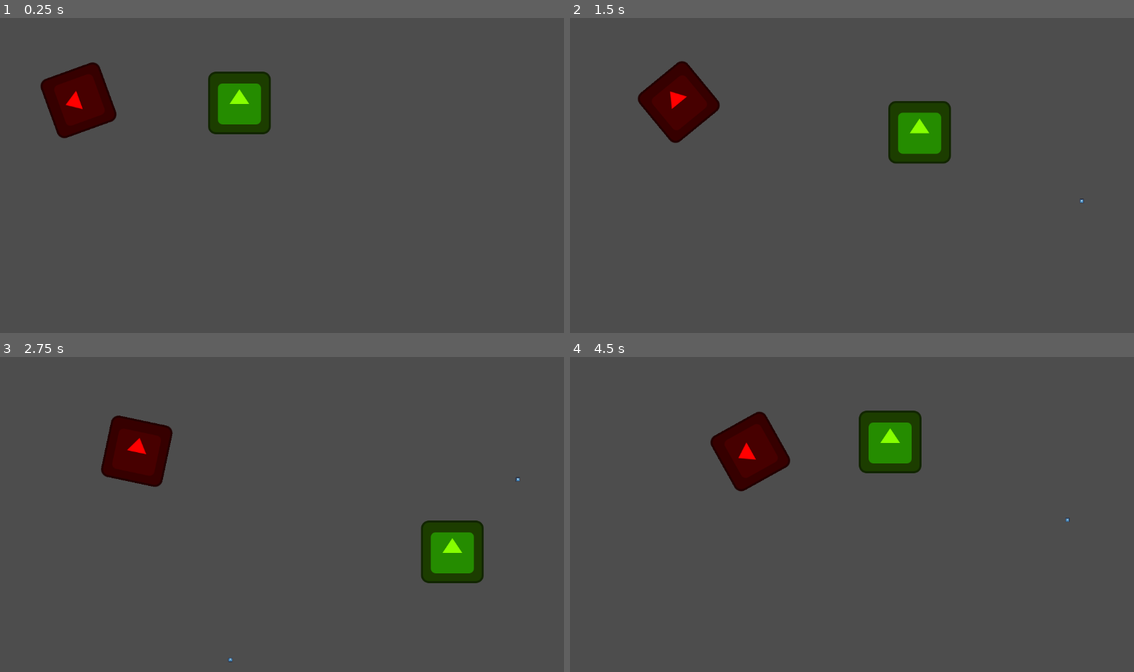
Above: before the commit, frames 1-4 (two rows, left to right).
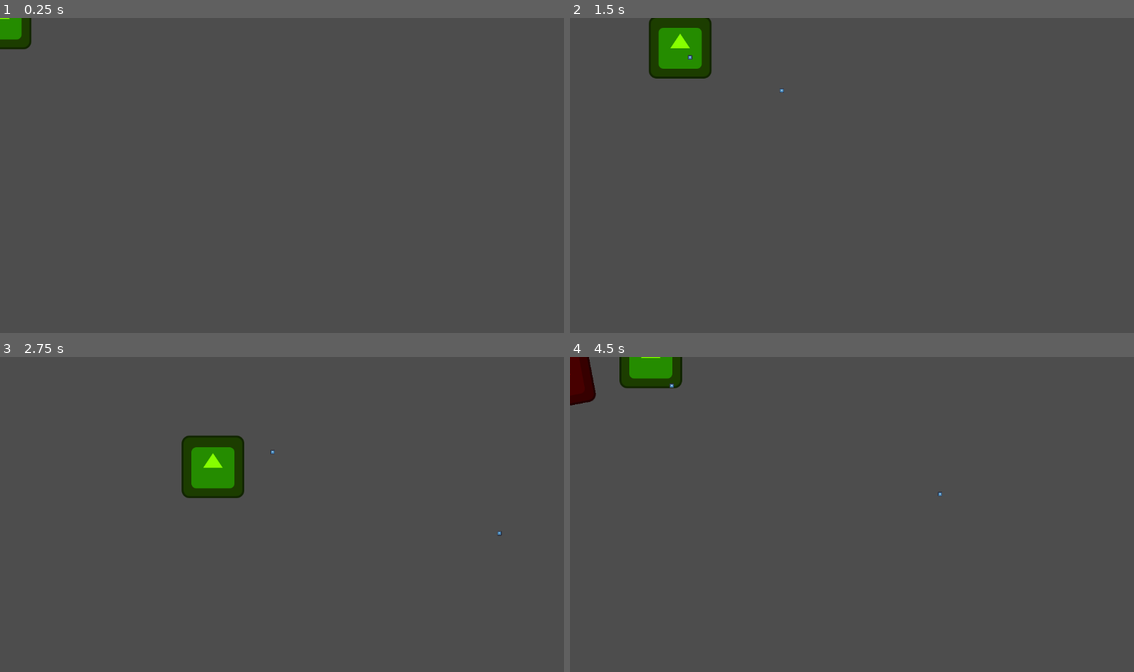
Above: after the commit, the same moments.

Repository: pingram-3/citrus-hack-2025
Game: Godot game, scene res://node_2d.tscn
Same seed, same stepped clock (60 frames per second), same inputs: the game is played once before the commit and once after it. The engine's default icon, where the game draws it, is replaced by a stand-in: a white triangle on a blue panel in a dark square.
Inputs (mouse positions are in pixels of both pictures, inside the frame that each line leads up to):
- Up to frame 1 (0.25 s): no input
- Up to frame 2 (1.5 s): move the mouse to (976, 159) at 0.52 s; hold D (right) 0.53-1.28 s; click (976, 159) at 0.6 s; move the mouse to (739, 191) at 1.27 s; hold S (down) from 1.28 s (still down); click (739, 191) at 1.35 s
- Up to frame 3 (2.75 s): move the mouse to (338, 445) at 2.02 s; release S (down) at 2.03 s; hold D (right) from 2.03 s (still down); click (338, 445) at 2.1 s
- Up to frame 4 (4.5 s): move the mouse to (823, 577) at 2.77 s; release D (right) at 2.78 s; hold W (up) 2.78-3.53 s; click (823, 577) at 2.85 s; move the mouse to (1021, 561) at 3.52 s; hold A (left) from 3.53 s (still down); click (1021, 561) at 3.6 s; move the mouse to (682, 467) at 4.27 s; click (682, 467) at 4.35 s

The runs differ from the first frame. In frame 1, 4.9% of the frame differs, in the area x 0-49%, y 0-39%; in frame 2, 6.3%; in frame 3, 6.6%, in the area x 17-93%, y 18-97%; in frame 4, 6.1%.

Commit message:
Added enemy death from projectiles

Diff:
--- a/area_2d.gd
+++ b/area_2d.gd
@@ -1,13 +1,27 @@
 extends Area2D
 
+@export var continuous_cd = true
 var projectile_speed = 500
 var damage = 10
+var direction: Vector2
 
-var direction: Vector2
-# Called when the node enters the scene tree for the first time.
-func launchProjectile(position, targetPosition):
-	global_position = position
-	direction = (targetPosition - position).normalized()
+func _ready():
+	connect("area_entered", Callable(self, "_on_area_entered"))
+	connect("body_entered", Callable(self, "_on_body_entered"))
+
+func launchProjectile(origin: Vector2, targetPosition: Vector2):
+	global_position = origin
+	direction = (targetPosition - origin).normalized()
 
 func _physics_process(delta):
-	position += direction * projectile_speed * delta
+	global_position += direction * projectile_speed * delta
+
+func _on_Area2D_area_entered(area):
+	if area.is_in_group("Enemy"):
+		area.take_damage(damage)
+		queue_free()
+
+func _on_body_entered(body):
+	if body.is_in_group("Enemy"):
+		body.take_damage(damage)
+		queue_free()
--- a/enemy.gd
+++ b/enemy.gd
@@ -2,7 +2,16 @@
 @onready var target=$"../Player"
 
 var speed = 50
-var destroy_distance = 157  # tweak as needed
+var destroy_distance = 157
+var health = 30
+
+func _ready():
+	add_to_group("Enemy")
+
+func take_damage(amount):
+	health -= amount
+	if health <=0:
+		queue_free()
 
 func _physics_process(delta):
 	var direction=(target.position - position).normalized()
--- a/node_2d.tscn
+++ b/node_2d.tscn
@@ -5,24 +5,26 @@
 [ext_resource type="Script" uid="uid://bme0tulb8u856" path="res://character_body_2d.gd" id="3_epypp"]
 
 [sub_resource type="RectangleShape2D" id="RectangleShape2D_0hol4"]
-size = Vector2(128, 128)
+size = Vector2(141, 138)
 
 [node name="Node2D" type="Node2D"]
-position = Vector2(385, 153)
 
 [node name="Player" type="CharacterBody2D" parent="."]
-position = Vector2(104, 21)
+position = Vector2(0, 1)
+collision_mask = 2
 script = ExtResource("3_epypp")
 
 [node name="Sprite2D" type="Sprite2D" parent="Player"]
 modulate = Color(0.5254902, 1, 0, 1)
+position = Vector2(0, -1)
 texture = ExtResource("2_epypp")
 
 [node name="CollisionShape2D" type="CollisionShape2D" parent="Player"]
 shape = SubResource("RectangleShape2D_0hol4")
 
-[node name="Enemy" type="CharacterBody2D" parent="."]
+[node name="Enemy" type="CharacterBody2D" parent="." groups=["Enemy"]]
 position = Vector2(-239, 16)
+collision_layer = 4
 script = ExtResource("1_0e48y")
 
 [node name="Sprite2D" type="Sprite2D" parent="Enemy"]
@@ -31,5 +33,5 @@
 texture = ExtResource("2_epypp")
 
 [node name="CollisionShape2D" type="CollisionShape2D" parent="Enemy"]
-position = Vector2(1, 1)
+position = Vector2(-1, 1)
 shape = SubResource("RectangleShape2D_0hol4")
--- a/projectile.tscn
+++ b/projectile.tscn
@@ -3,18 +3,17 @@
 [ext_resource type="Script" uid="uid://gdro24u4cbm7" path="res://area_2d.gd" id="1_qxf0c"]
 [ext_resource type="Texture2D" uid="uid://dnkgl6x48cwn2" path="res://icon.svg" id="2_dgwo2"]
 
-[sub_resource type="CircleShape2D" id="CircleShape2D_sxmqc"]
-radius = 5.0
+[sub_resource type="RectangleShape2D" id="RectangleShape2D_qxf0c"]
 
 [node name="m1" type="Area2D"]
 collision_layer = 2
 collision_mask = 4
 script = ExtResource("1_qxf0c")
 
+[node name="CollisionShape2D" type="CollisionShape2D" parent="."]
+shape = SubResource("RectangleShape2D_qxf0c")
+
 [node name="CharacterBody2D" type="CharacterBody2D" parent="."]
-
-[node name="CollisionShape2D" type="CollisionShape2D" parent="CharacterBody2D"]
-shape = SubResource("CircleShape2D_sxmqc")
 
 [node name="Sprite2D" type="Sprite2D" parent="CharacterBody2D"]
 scale = Vector2(0.07, 0.07)
